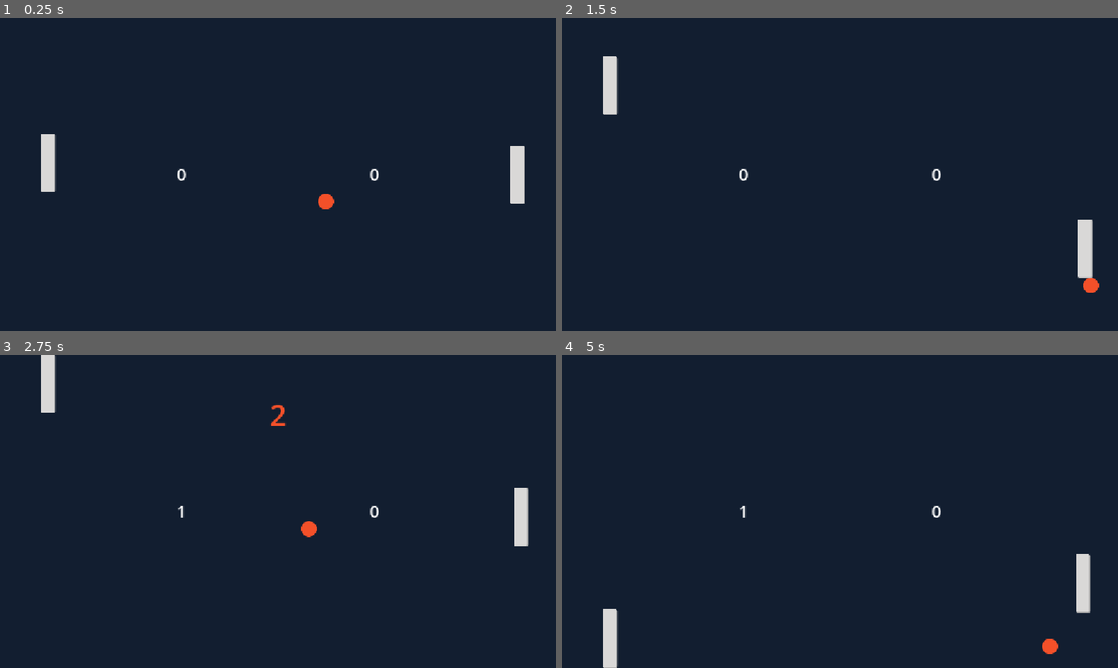
Above: before the commit, frames 1-4 (two rows, left to right).
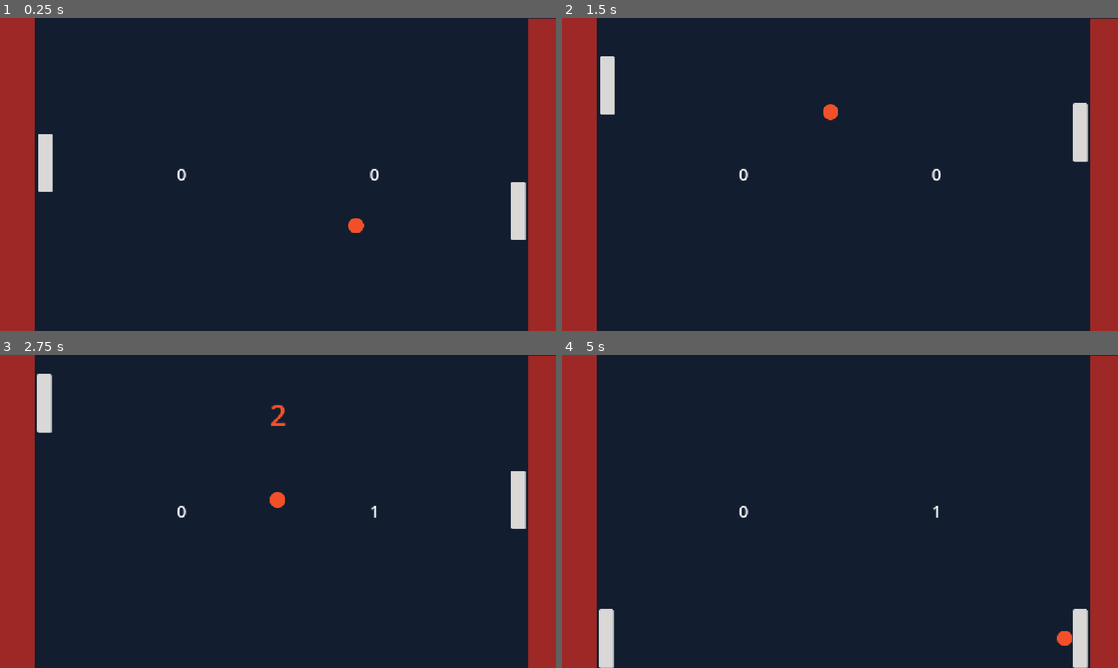
Above: after the commit, the same moments.

Repository: YusufOkmen/GodotPong
Game: Godot game, scene res://level.tscn
The game is run twice, just before and just after one commit, with the same random seed, the same clock (stepped at 60 frames per second) and the same inputs.
Inputs:
- Up to frame 1 (0.25 s): no input
- Up to frame 2 (1.5 s): hold Up (ui_up) 0.53-1.28 s; hold Down (ui_down) from 1.28 s (still down)
- Up to frame 3 (2.75 s): release Down (ui_down) at 2.03 s; hold Up (ui_up) from 2.03 s (still down)
- Up to frame 4 (5 s): release Up (ui_up) at 3.53 s; hold Down (ui_down) from 3.53 s (still down)

The runs differ from the first frame. In frame 1, 12% of the frame differs, in the area x 0-100%, y 0-100%; in frame 2, 13%; in frame 3, 13%; in frame 4, 13%.

Commit message:
changed the level design so the ball can not touch the top or bottom side of the paddles

Diff:
--- a/ball.tscn
+++ b/ball.tscn
@@ -6,7 +6,7 @@
 [sub_resource type="GDScript" id="GDScript_fglp6"]
 script/source = "extends CharacterBody2D
 
-var speed = 400;
+var speed = 650;
 
 func _ready():
 	velocity.x = [-1,1][randi() % 2] * speed;
@@ -17,6 +17,9 @@
 	if collision_object:
 		velocity = velocity.bounce(collision_object.get_normal());
 		get_node(\"ImpactSound\").play();
+
+
+
 
 
 func stop_ball():
--- a/level.gd
+++ b/level.gd
@@ -32,7 +32,7 @@
 	$CountdownLabel.visible = true;
 	$ScoreSound.play();
 		# Resetting player and opponent position.
-	$Player.position.x = 100;
+	$Player.position.x = 93;
 	$Player.position.y = 300;
-	$Opponent.position.x = 1073;
+	$Opponent.position.x = 1075;
 	$Opponent.position.y = 300;
--- a/level.tscn
+++ b/level.tscn
@@ -10,7 +10,7 @@
 size = Vector2(1149, 16)
 
 [sub_resource type="RectangleShape2D" id="RectangleShape2D_3dyp6"]
-size = Vector2(58.25, 636)
+size = Vector2(40.125, 636)
 
 [node name="Level" type="Node" unique_id=1623666290]
 script = ExtResource("1_0b4ue")
@@ -22,6 +22,19 @@
 grow_horizontal = 2
 grow_vertical = 2
 color = Color(0.07058824, 0.11764706, 0.1882353, 1)
+
+[node name="ColorRect2" type="ColorRect" parent="." unique_id=1419548491]
+offset_left = 1093.0
+offset_top = 2.0
+offset_right = 1174.0
+offset_bottom = 649.0
+color = Color(0.6156863, 0.15686275, 0.14509805, 1)
+
+[node name="ColorRect" type="ColorRect" parent="." unique_id=1605769756]
+offset_top = 1.0
+offset_right = 72.0
+offset_bottom = 648.0
+color = Color(0.6156863, 0.15686275, 0.14509805, 1)
 
 [node name="OpponentScore" type="Label" parent="." unique_id=731610351]
 anchors_preset = 15
@@ -67,6 +80,8 @@
 vertical_alignment = 1
 
 [node name="Walls" type="StaticBody2D" parent="." unique_id=1819322804]
+collision_layer = 4
+collision_mask = 3
 
 [node name="WallTop" type="CollisionShape2D" parent="Walls" unique_id=1842171785]
 position = Vector2(575, 654)
@@ -77,26 +92,35 @@
 shape = SubResource("RectangleShape2D_fglp6")
 
 [node name="Player" parent="." unique_id=1675477458 instance=ExtResource("1_u52ul")]
+position = Vector2(95, 300)
+collision_layer = 2
+collision_mask = 4
+motion_mode = 1
 
 [node name="Opponent" parent="." unique_id=1102363809 instance=ExtResource("2_vonw3")]
-position = Vector2(1073, 300)
+position = Vector2(1075, 300)
+collision_mask = 4
+motion_mode = 1
 
 [node name="ball" parent="." unique_id=1075004656 instance=ExtResource("3_oi3di")]
 position = Vector2(575, 300)
+collision_mask = 7
+motion_mode = 1
 
 [node name="Left" type="Area2D" parent="." unique_id=978594316]
 position = Vector2(-33, 327)
 
 [node name="CollisionShape2D" type="CollisionShape2D" parent="Left" unique_id=744537982]
-position = Vector2(4, -6)
+position = Vector2(85, -2)
 shape = SubResource("RectangleShape2D_3dyp6")
 metadata/_edit_group_ = true
 
 [node name="Right" type="Area2D" parent="." unique_id=1043701869]
-position = Vector2(1182, 324)
+position = Vector2(1104, 323)
 metadata/_edit_group_ = true
 
 [node name="CollisionShape2D" type="CollisionShape2D" parent="Right" unique_id=2100740994]
+position = Vector2(9.0625, 0)
 shape = SubResource("RectangleShape2D_3dyp6")
 
 [node name="CountdownTimer" type="Timer" parent="." unique_id=1667707407]
--- a/opponent.gd
+++ b/opponent.gd
@@ -20,8 +20,8 @@
 
 extends CharacterBody2D
 
-var speed = 150
-var ball
+var speed = 500;
+var ball;
 
 func _ready():
 	ball = get_parent().get_node("ball")
--- a/player.gd
+++ b/player.gd
@@ -1,6 +1,6 @@
 extends CharacterBody2D
 
-var speed = 400;
+var speed = 600;
 
 func _physics_process(_delta):
 
